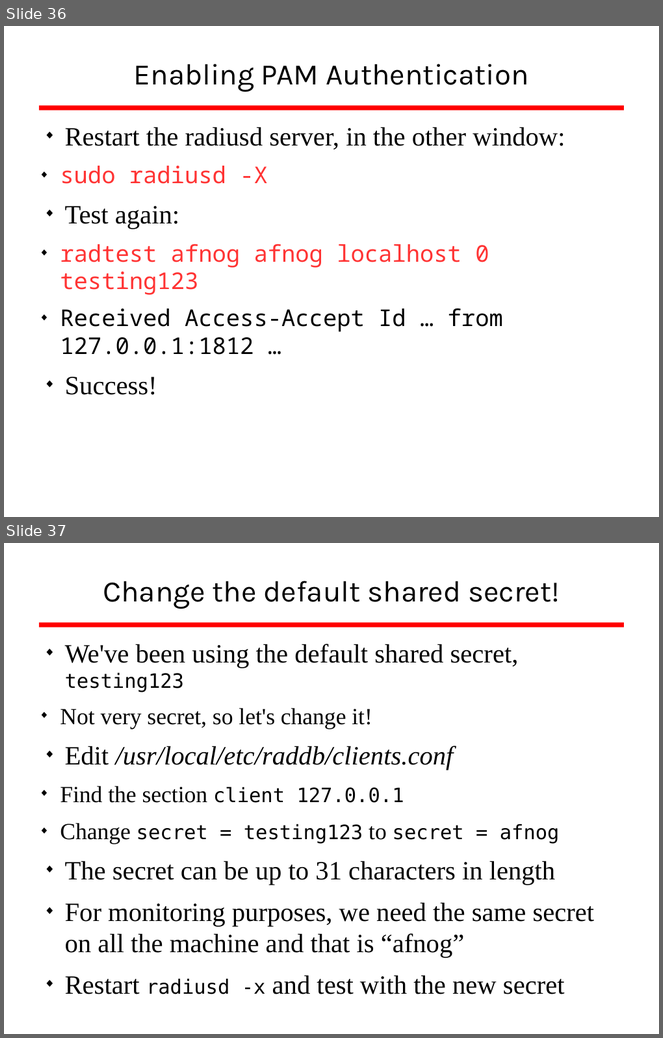
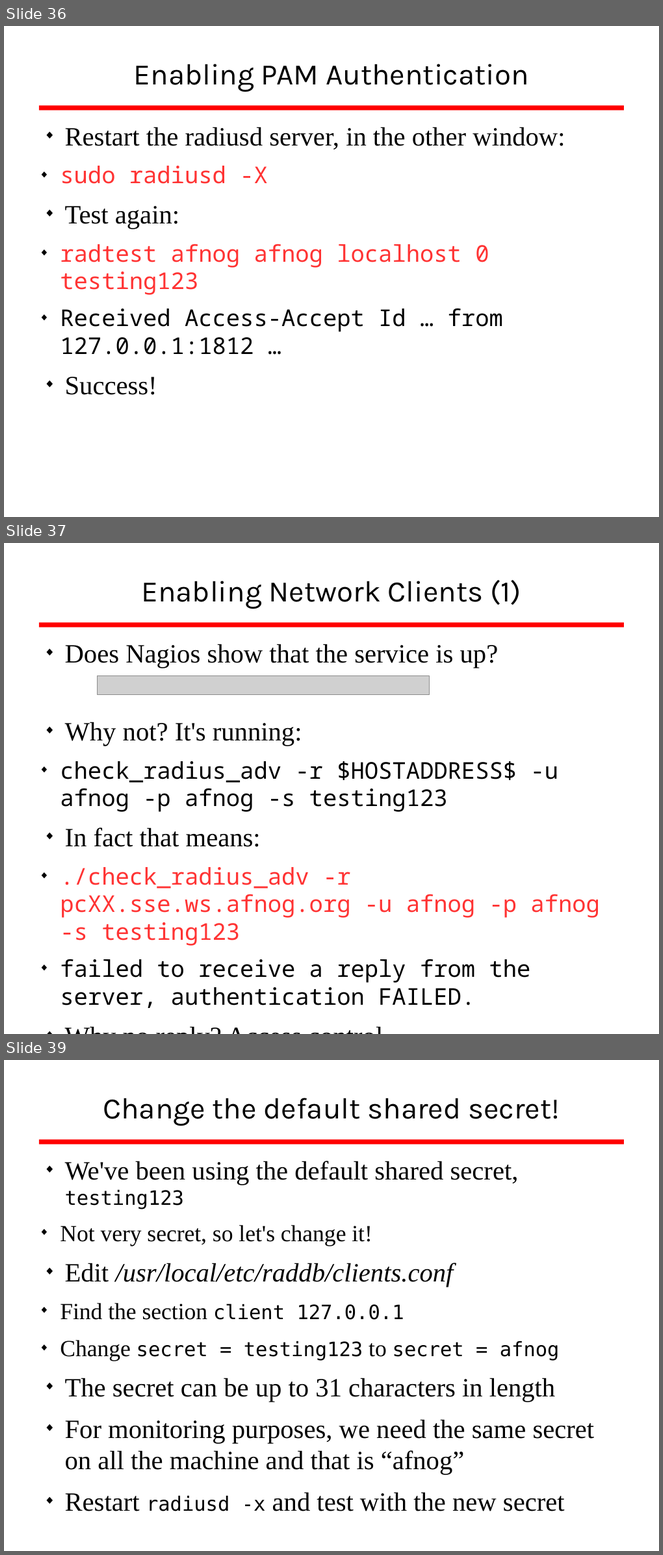
Before and after one commit to afnog/sse, a slide deck: radius/radius_presentation.odp. Shown one above the other, each under a label of ours: slides 36 and 37 before the commit, slides 36, 37 and 39 after it; the slides between them are not shown. The pictures are 663x1038 and 663x1555 pixels, drawn with LibreOffice and Linux fonts; fonts in the diff are those of the drawing; grey boxes stand for pictures; background and template pictures are left out. Boxes give left, top, right and bottom in pixels: in the first picture for what was removed or moved away, otherwise in the second. Text is boxed around its words. In the diff, an @@ line names an element or a change of style, - is before the commit and + after.

```diff
--- a/radius/radius_presentation.odp
+++ b/radius/radius_presentation.odp
@@ slide 37 added at [4,543,659,1034], background #FFFFFF; not listed: 1 template element that a slide beside it also shows @@
@@ title added at [142,580,521,609], 36 pt, text #000000 @@
+Enabling Network Clients (1)
@@ text added at [60,644,600,1008], 28 pt, text #000000 @@
+◆ Does Nagios show that the service is up?
+◆ Why not? It's running:
+  ◆ check_radius_adv -r $HOSTADDRESS$ -u afnog -p afnog -s testing123
+◆ In fact that means:
+  ◆ ./check_radius_adv -r pcXX.sse.ws.afnog.org -u afnog -p afnog -s testing123
+  ◆ failed to receive a reply from the server, authentication FAILED.
+◆ Why no reply? Access control.
@@ picture added at [98,676,429,695] @@
@@ what was slide 37 is now slide 39 @@
```
Also in this commit, not shown: 1 slide changed, 2 other slides added, 1 slide removed.
